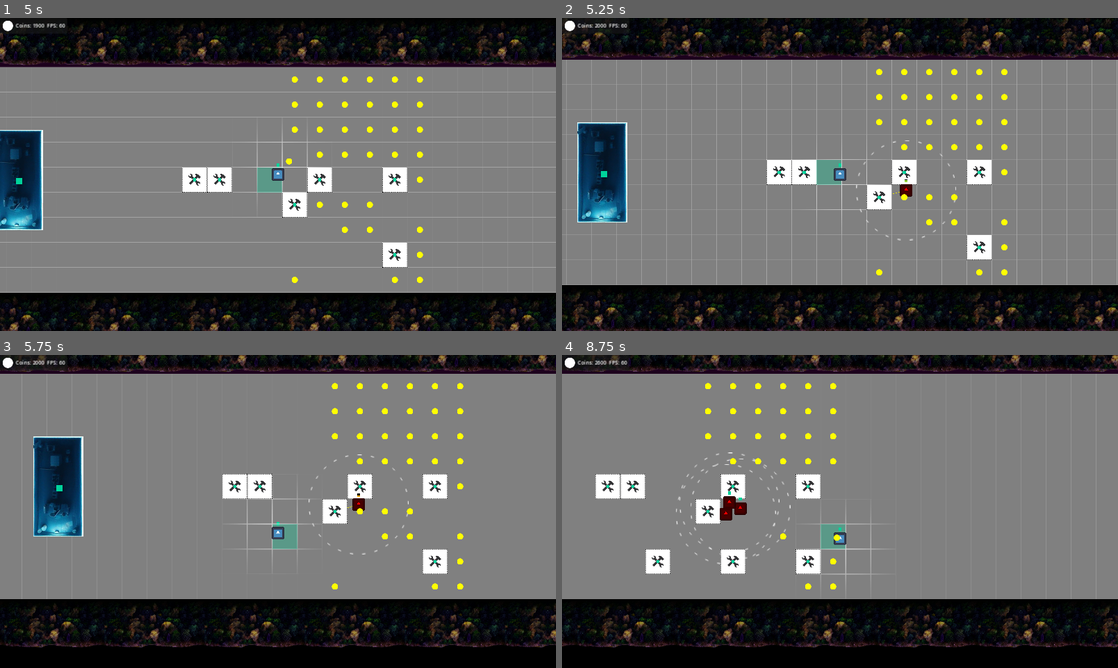
Above: before the commit, frames 1-4 (two rows, left to right).
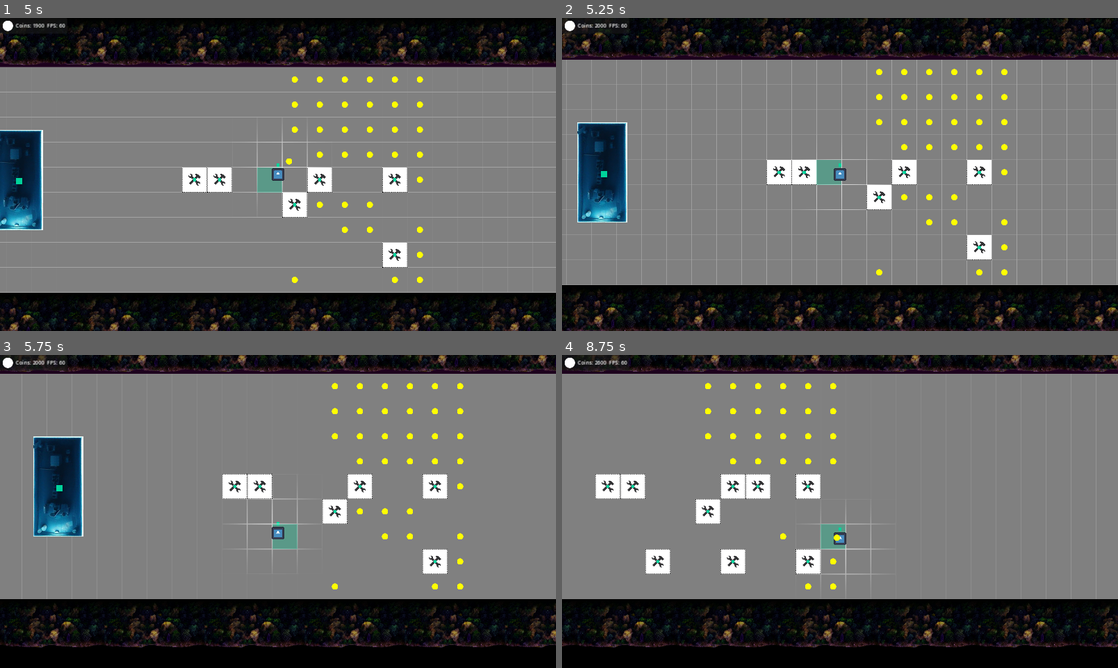
Above: after the commit, the same moments.

Repository: Slushie-Defense/Slushie
Game: Godot game, scene res://Levels/Level1.tscn
Two runs of this game, one before a commit and one after it. Both use one fixed random seed, a clock stepped at 60 frames per second and the inputs below. The engine's default icon, where the game draws it, is replaced by a stand-in: a white triangle on a blue panel in a dark square. Sound files missing from this copy of the repository are replaced by a short silence.
Inputs:
- Up to frame 1 (5 s): tap Enter (ui_accept) at 0.5, 0.77, 1.52, 3.02, 3.77, 4.52 s; hold Right (ui_right) 0.53-1.28 s; hold Down (ui_down) 1.28-2.03 s; hold Right (ui_right) 2.03-2.78 s; hold Up (ui_up) 2.78-3.53 s; hold Left (ui_left) from 3.53 s (still down)
- Up to frame 2 (5.25 s): release Left (ui_left) at 5.03 s; hold Down (ui_down) from 5.03 s (still down)
- Up to frame 3 (5.75 s): keep holding Down (ui_down)
- Up to frame 4 (8.75 s): release Down (ui_down) at 5.78 s; hold Right (ui_right) 5.78-6.53 s; tap Enter (ui_accept) at 6.02, 6.77, 7.52 s; hold Up (ui_up) 6.53-7.28 s; hold Right (ui_right) 7.28-8.03 s; hold Down (ui_down) from 8.03 s (still down)

Frame 1 is identical in both runs. In frame 2, 0.1% of the frame differs, in the area x 52-71%, y 39-72%; in frame 3, 0.1%; in frame 4, 0.8%, in the area x 20-42%, y 31-67%.
Error after the commit: Parse Error: Could not resolve external class member "portals". (res://Entities/Managers/WaveManager/WaveManager.gd:59)

Commit message:
refactoring to multiple enemies and multiple portals per enemyspawninfo

Diff:
--- a/Entities/Managers/WaveManager/EnemySpawnInfo.gd
+++ b/Entities/Managers/WaveManager/EnemySpawnInfo.gd
@@ -1,9 +1,8 @@
 class_name EnemySpawnInfo
 extends Resource
 
+@export var enemies: Array[PackedScene]
 @export var type: String
-@export var time: float
-@export var spawn_point_name: String
-@export var position: Vector2
-@export var repeat_time: float
+@export var portals: Array[Portal]
+@export var total_time: float
 @export var number_to_spawn: int
--- a/Entities/Managers/WaveManager/Portal.gd
+++ b/Entities/Managers/WaveManager/Portal.gd
@@ -9,7 +9,7 @@
 #     ◦ My assumption was that we will have a rest time in between waves. If we make it so the rest cannot occur until  …(295 unchanged characters)…
 # • Wave complete check only happens after spawning is done.
 #     ◦ Minor nitpick, I would've expected us to not bother calling the check until after the fact, versus checking it within function. A bit of messy variable scope management/coupling.
-
+class_name Portal
 extends Node2D
 
 @export var portal_name: String
--- a/Entities/Managers/WaveManager/WaveManager.gd
+++ b/Entities/Managers/WaveManager/WaveManager.gd
@@ -1,6 +1,5 @@
-extends Node
+extends Node2D
 
-var enemy_scene = load("res://Entities/Enemy/Enemy.tscn")
 @export var spawn_timer: float
 
 var timer = 0.0
@@ -25,56 +24,84 @@
 # variable to store all alive enemyes in current wave
 var alive_enemies : Array = []
 
-# TODO: test this function because I'm not sure how to fight?
 # function that checks alive enemies and returns true if all enemies are destroyed
 func is_wave_complete():
-	if (spawning):
+	if alive_enemies.size() == 0:
+		return true
+	for enemy in alive_enemies:
+		if enemy == null:
+			pass
+		if enemy.is_queued_for_deletion():
+			return false;
 		return false
-	if alive_enemies.size() == 0:
-		return false
-	for enemy in alive_enemies:
-		if enemy != null:
-			return false
 
 	Main.emit_signal("signal_wave_event", "Wave complete!")
+	print("wave complete")
+	alive_enemies.clear()
 	return true
 
 var spawning = false
 
-func _spawn_wave(wave: Wave):
-	spawning = true;
-	Main.emit_signal("signal_wave_event", str(wave.name) + ": " + str(wave.description))
+func _spawn_enemy(enemy_info: EnemySpawnInfo):
+	# get enemies from enemy_info
+	# if the array size is 1, then spawn that enemy
+	# if the array size is greater than 1, then spawn a random enemy from the array
+	var enemy_instance : Node2D# = enemy_scene.instantiate()
+	if (enemy_info.enemies.size() == 0):
+		print("no enemies to spawn")
+		return
+	if (enemy_info.enemies.size() == 1):
+		enemy_instance = (enemy_info.enemies[0]).instantiate()
+	else:
+		var random_index = randi() % enemy_info.enemies.size()
+		enemy_instance = enemy_info.enemies[random_index].instantiate()
+
+	enemy_instance.position = enemy_info.portals[0].position
+	print("spawning "+ enemy_info.type + "at " + str(enemy_info.portals[0].position))
+	get_tree().get_root().add_child(enemy_instance)
+	alive_enemies.append(enemy_instance)
+	await get_tree().create_timer(enemy_info.total_time / float(enemy_info.number_to_spawn)).timeout
+
+
+var current_group_id = 0
+
+func _spawn_enemy_info_group(wave: Wave):
+	spawning = true
+	Main.emit_signal("signal_wave_event", str(wave.name) + ": new group spawning")
+
+
 	for enemy_info in wave.enemies:
-		await get_tree().create_timer(enemy_info.time).timeout
 		for i in range(enemy_info.number_to_spawn):
-			var enemy_instance = enemy_scene.instantiate()
-			enemy_instance.position = enemy_info.position
-			print("spawning "+ enemy_info.type + "at " + str(enemy_info.position))
-			get_tree().get_root().add_child(enemy_instance)
-			alive_enemies.append(enemy_instance)
-			await get_tree().create_timer(enemy_info.repeat_time).timeout
+			_spawn_enemy(enemy_info)
+
 	spawning = false
-	Main.emit_signal("signal_wave_event", str(wave.name) + ": Over")
+	Main.emit_signal("signal_wave_event", str(wave.name) + ": Spawned all enemies in this group")
+
+func spawn_wave(wave_number: int):
+	var current_wave = waves[wave_number]
+	Main.emit_signal("signal_wave_event", str(current_wave.name) + ": new wave spawning")
+	for enemy_info in current_wave.enemies:
+		_spawn_enemy_info_group(current_wave)
+
+	wave_number += 1
 
 # Called when the node enters the scene tree for the first time.
 func _ready():
 	# every 5 seconds, spawn an enemy_scene
-	_spawn_wave(waves[0])
+	spawn_wave(0)
+	# set the total number of enemies to spawn
+
 	pass # Replace with function body.
 
 
 # Called every frame. 'delta' is the elapsed time since the previous frame.
 func _process(delta):
-	if (is_wave_complete()):
-		spawn_index += 1
-		if (spawn_index >= waves.size()):
-			spawn_index = 0
-			Main.emit_signal("signal_wave_event", "All waves complete!")
-		else:
-			_spawn_wave(waves[spawn_index])
+	if (!spawning):
+		if (is_wave_complete()):
+			spawn_index += 1
+			if (spawn_index >= waves.size()):
+				spawn_index = 0
+				Main.emit_signal("signal_wave_event", "All waves complete!")
+			else:
+				spawn_wave(spawn_index)
 	pass
-
-func spawn_enemy():
-	var enemy = enemy_scene.instantiate()
-	enemy.position = Vector2(2000, 500)
-	add_child(enemy)
--- a/Levels/Level1.tscn
+++ b/Levels/Level1.tscn
@@ -2,8 +2,11 @@
 
 [ext_resource type="PackedScene" uid="uid://d05a21782kpoa" path="res://Entities/Camera/Camera.tscn" id="1_0xhkv"]
 [ext_resource type="PackedScene" uid="uid://bj2450c708xsx" path="res://Entities/Player/Player.tscn" id="1_46qfd"]
+[ext_resource type="PackedScene" uid="uid://d1vyrdmd23lcq" path="res://Entities/Managers/WaveManager/Portal.tscn" id="1_76lsd"]
 [ext_resource type="PackedScene" uid="uid://bb541y6133q8o" path="res://Entities/Environment/GroundTexture.tscn" id="1_xivym"]
+[ext_resource type="Script" path="res://Entities/Managers/WaveManager/Portal.gd" id="2_mqamu"]
 [ext_resource type="Script" path="res://Utilities/VisiblePolygon2DColliders.gd" id="4_4bbal"]
+[ext_resource type="PackedScene" uid="uid://digh6puar70w0" path="res://Entities/Enemy/Enemy.tscn" id="4_e3ocv"]
 [ext_resource type="PackedScene" uid="uid://thui7p52g4o6" path="res://Entities/GasStation/GasStation.tscn" id="5_0xu7d"]
 [ext_resource type="Script" path="res://Entities/Managers/WaveManager/WaveManager.gd" id="7_d2dej"]
 [ext_resource type="PackedScene" uid="uid://umxdc1nk56g1" path="res://Entities/Environment/TreesTexture.tscn" id="7_jvtud"]
@@ -14,48 +17,34 @@
 
 [sub_resource type="Resource" id="Resource_3kl6t"]
 script = ExtResource("8_qjyoi")
+enemies = Array[PackedScene]([ExtResource("4_e3ocv")])
 type = "Basic"
-time = 5.0
-spawn_point_name = "Middle"
-position = Vector2(2000, 600)
-repeat_time = 1.2
-number_to_spawn = 5
-
-[sub_resource type="Resource" id="Resource_6v4iu"]
-script = ExtResource("8_qjyoi")
-type = "Basic"
-time = 1.2
-spawn_point_name = "Middle Lane"
-position = Vector2(4000, 800)
-repeat_time = 1.3
+portals = Array[ExtResource("2_mqamu")]([Object(Node2D,"_import_path":NodePath(""),"unique_name_in_owner":false,"process_mode":0,"process_priority":0,"process_physics_priority":0,"process_thread_group":0,"editor_description":"","visible":true,"modulate":Color(1, 1, 1, 1),"self_modulate":Color(1, 1, 1, 1),"show_behind_parent":false,"top_level":false,"clip_children":0,"light_mask":1,"visibility_layer":1,"z_index":0,"z_as_relative":true,"y_sort_enabled":false,"texture_filter":0,"texture_repeat":0,"material":null,"use_parent_material":false,"position":Vector2(2048, 384),"rotation":0.0,"scale":Vector2(1, 1),"skew":0.0,"script":ExtResource("2_mqamu"),"portal_name":"Top Lane")
+])
+total_time = 5.0
 number_to_spawn = 5
 
 [sub_resource type="Resource" id="Resource_upjrm"]
 script = ExtResource("9_cbk5y")
 name = "Wave 1"
 description = "The description"
-enemies = Array[ExtResource("8_qjyoi")]([SubResource("Resource_3kl6t"), SubResource("Resource_6v4iu")])
-
-[sub_resource type="Resource" id="Resource_vam17"]
-script = ExtResource("8_qjyoi")
-type = "Basic"
-time = 0.0
-spawn_point_name = "Middle Lane"
-position = Vector2(2000, 2200)
-repeat_time = 0.2
-number_to_spawn = 100
-
-[sub_resource type="Resource" id="Resource_s6tv6"]
-script = ExtResource("9_cbk5y")
-name = "Wave 2"
-description = "Waviest wave"
-enemies = Array[ExtResource("8_qjyoi")]([SubResource("Resource_vam17")])
+enemies = Array[ExtResource("8_qjyoi")]([SubResource("Resource_3kl6t")])
 
 [node name="Level1" type="Node2D"]
 
-[node name="WaveManager" type="Node" parent="."]
+[node name="TopLanePortal" parent="." instance=ExtResource("1_76lsd")]
+position = Vector2(2048, 384)
+script = ExtResource("2_mqamu")
+portal_name = "Top Lane"
+
+[node name="BotLanePortal" parent="." instance=ExtResource("1_76lsd")]
+position = Vector2(2048, 768)
+script = ExtResource("2_mqamu")
+portal_name = "Bot Lane"
+
+[node name="WaveManager" type="Node2D" parent="."]
 script = ExtResource("7_d2dej")
-waves = Array[ExtResource("9_cbk5y")]([SubResource("Resource_upjrm"), SubResource("Resource_s6tv6")])
+waves = Array[ExtResource("9_cbk5y")]([SubResource("Resource_upjrm")])
 
 [node name="GroundTexture" parent="." instance=ExtResource("1_xivym")]
 offset_right = 0.0
